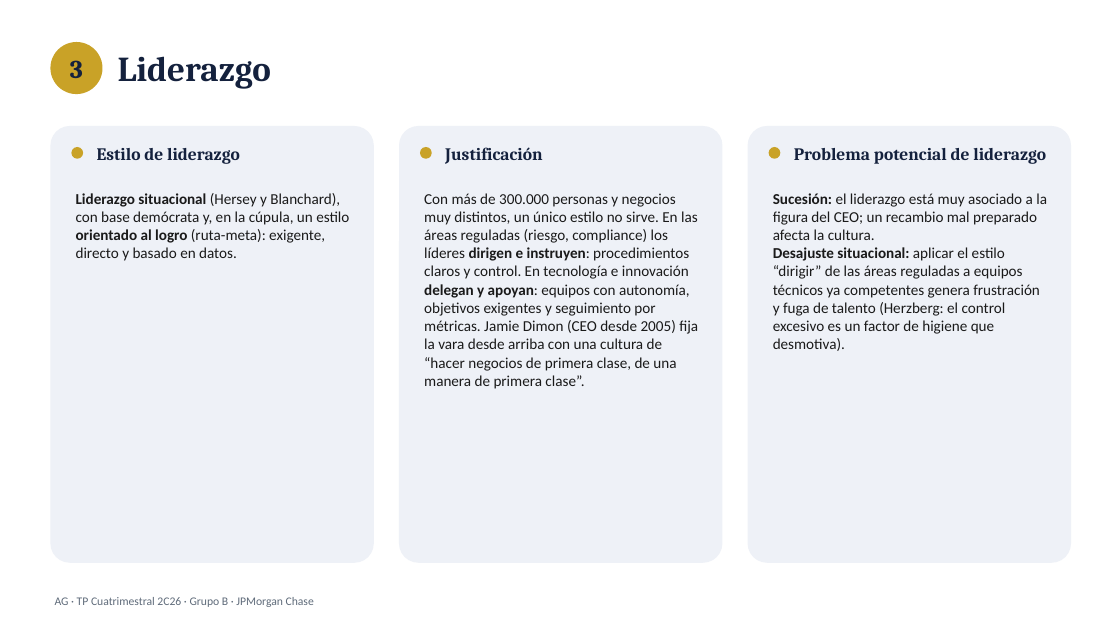
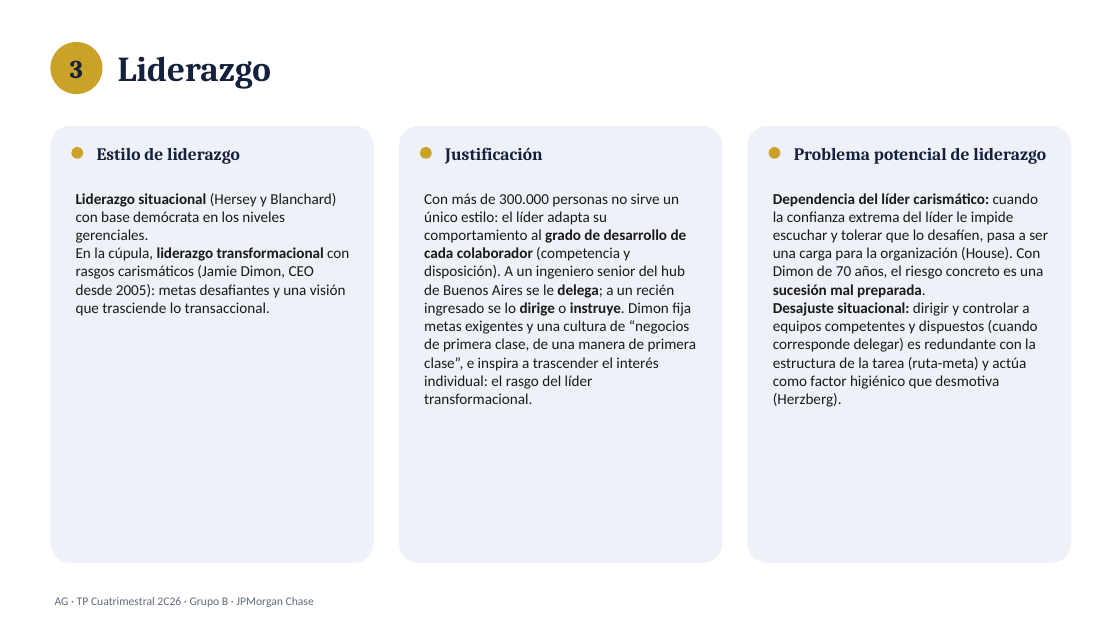
Before and after one commit to lschirripa/utn-boost, a slide deck: slide 4 of materias/administracion-gerencial/tp-cuatrimestral/exports/00_TP Cuatrimestral_GB.pptx. Drawn at 1120x630 pixels with LibreOffice and Linux fonts; fonts in the diff are those of the drawing. Boxes give left, top, right and bottom in pixels: in the first picture for what was removed or moved away, otherwise in the second. Text is boxed around its words. In the diff, an @@ line names an element or a change of style, - is before the commit and + after.

```diff
--- a/materias/administracion-gerencial/tp-cuatrimestral/exports/00_TP Cuatrimestral_GB.pptx
+++ b/materias/administracion-gerencial/tp-cuatrimestral/exports/00_TP Cuatrimestral_GB.pptx
@@ text at <box>76,193,349,316</box>: text changed @@
-Liderazgo situacional (Hersey y Blanchard), con base demócrata y, en la cúpula, un estilo orientado al logro (ruta-meta): exigente, directo y basado en datos.
+Liderazgo situacional (Hersey y Blanchard) con base demócrata en los niveles gerenciales.
+En la cúpula, liderazgo transformacional con rasgos carismáticos (Jamie Dimon, CEO desde 2005): metas desafiantes y una visión que trasciende lo transaccional.
@@ text at <box>424,193,697,404</box>: text changed @@
-Con más de 300.000 personas y negocios muy distintos, un único estilo no sirve. En las áreas reguladas (riesgo, compliance) los líderes dirigen e instruyen: procedimientos claros y control. En tecnología e innovación delegan y apoyan: equipos con autonomía, objetivos exigentes y seguimiento por métricas. Jamie Dimon (CEO desde 2005) fija la vara desde arriba con una cultura de “hacer negocios de primera clase, de una manera de primera clase”.
+Con más de 300.000 personas no sirve un único estilo: el líder adapta su comportamiento al grado de desarrollo de cada colaborador (competencia y disposición). A un ingeniero senior del hub de Buenos Aires se le delega; a un recién ingresado se lo dirige o instruye. Dimon fija metas exigentes y una cultura de “negocios de primera clase, de una manera de primera clase”, e inspira a trascender el interés individual: el rasgo del líder transformacional.
@@ text at <box>773,193,1048,407</box>: text changed @@
-Sucesión: el liderazgo está muy asociado a la figura del CEO; un recambio mal preparado afecta la cultura.
-Desajuste situacional: aplicar el estilo “dirigir” de las áreas reguladas a equipos técnicos ya competentes genera frustración y fuga de talento (Herzberg: el control excesivo es un factor de higiene que desmotiva).
+Dependencia del líder carismático: cuando la confianza extrema del líder le impide escuchar y tolerar que lo desafíen, pasa a ser una carga para la organización (House). Con Dimon de 70 años, el riesgo concreto es una sucesión mal preparada.
+Desajuste situacional: dirigir y controlar a equipos competentes y dispuestos (cuando corresponde delegar) es redundante con la estructura de la tarea (ruta-meta) y actúa como factor higiénico que desmotiva (Herzberg).
```
Also in this commit, not shown: 7 other slides changed, 4 other files.
